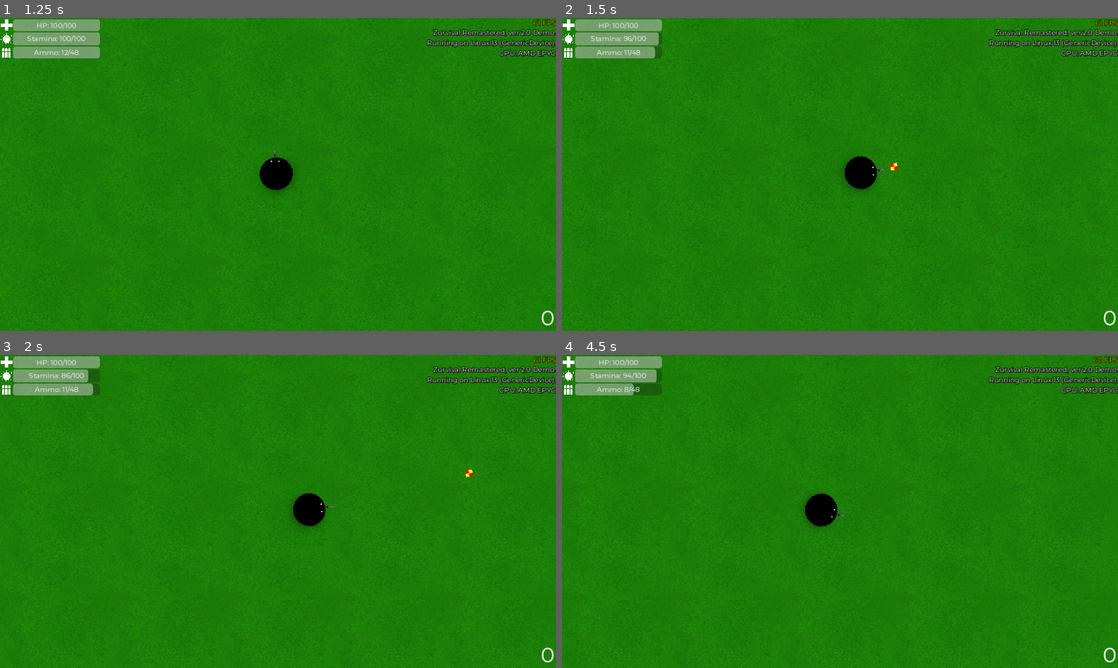
Above: before the commit, frames 1-4 (two rows, left to right).
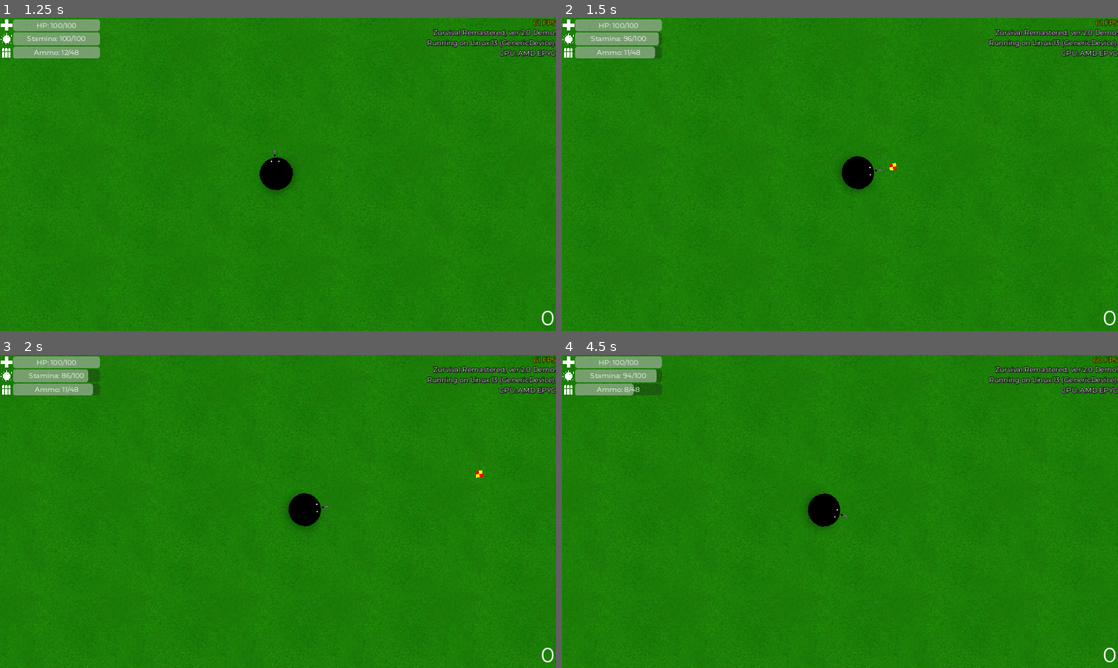
Above: after the commit, the same moments.

Repository: klodskateam/zurvival-remastered
Game: Godot game, scene res://menu.tscn
Two runs of this game, one before a commit and one after it. Both use one fixed random seed, a clock stepped at 60 frames per second and the inputs below.
Inputs (mouse positions are in pixels of both pictures, inside the frame that each line leads up to):
- Up to frame 1 (1.25 s): click "Play" at 0.5 s
- Up to frame 2 (1.5 s): tap Enter at 1.25 s; move the mouse to (962, 158) at 1.27 s; hold D (right) from 1.28 s (still down); hold Shift (run) from 1.28 s (still down); click (962, 158) at 1.42 s
- Up to frame 3 (2 s): keep holding D (right); keep holding Shift (run)
- Up to frame 4 (4.5 s): release D (right) at 2 s; release Shift (run) at 2 s; drag from (728, 527) to (1034, 470) at 2.02 s; move the mouse to (895, 442) at 2.77 s; press the mouse at (895, 442) at 2.78 s; hold D (right) 2.78-3.5 s; tap Shift (run) at 3.05 s; release the mouse at (895, 442) at 3.5 s; drag from (812, 574) to (673, 464) at 3.52 s; move the mouse to (1006, 558) at 4.27 s; hold A (left) from 4.28 s (still down); hold Shift (run) from 4.28 s (still down)

Frame 1 is identical in both runs. In frame 2, 0.2% of the frame differs, in the area x 3-98%, y 14-98%; in frame 3, 0.3%, in the area x 3-97%, y 0-99%; in frame 4, 0.2%.
Error in both runs: Invalid type in function 'set_locale' in base 'TranslationServer'. Cannot convert argument 1 from Nil to String. (res://global.gd:20)

Commit message:
Убрано ненужно var в 61 и 65 строке

Diff:
--- a/player.gd
+++ b/player.gd
@@ -58,11 +58,11 @@
 		print(SPEED)
 		print(VINOSLIVOST)
 		if (VINOSLIVOST >= 40):
-			var RUN_SPEED = 340
+			RUN_SPEED = 340
 			$Camera2D.zoom = Vector2(0.99, 0.99)
 		else:
 			$Camera2D.zoom = Vector2(0.98, 0.98)
-			var RUN_SPEED = 400
+			RUN_SPEED = 400
 		if (VINOSLIVOST >= 0):
 			SPEED = RUN_SPEED
 			VINOSLIVOST -= 0.34
